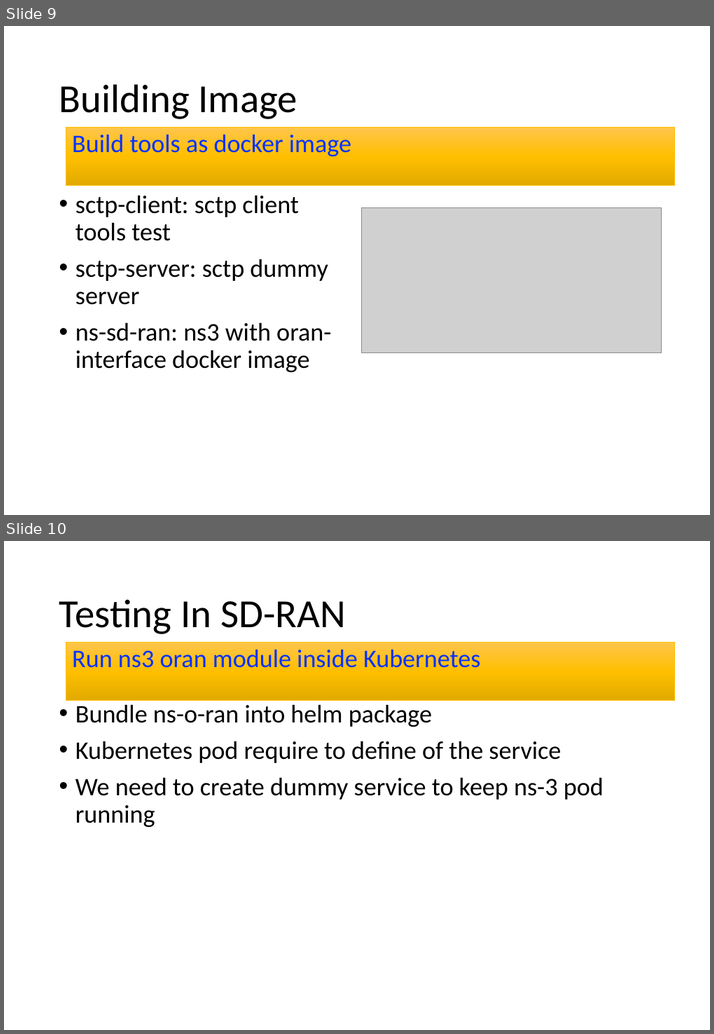
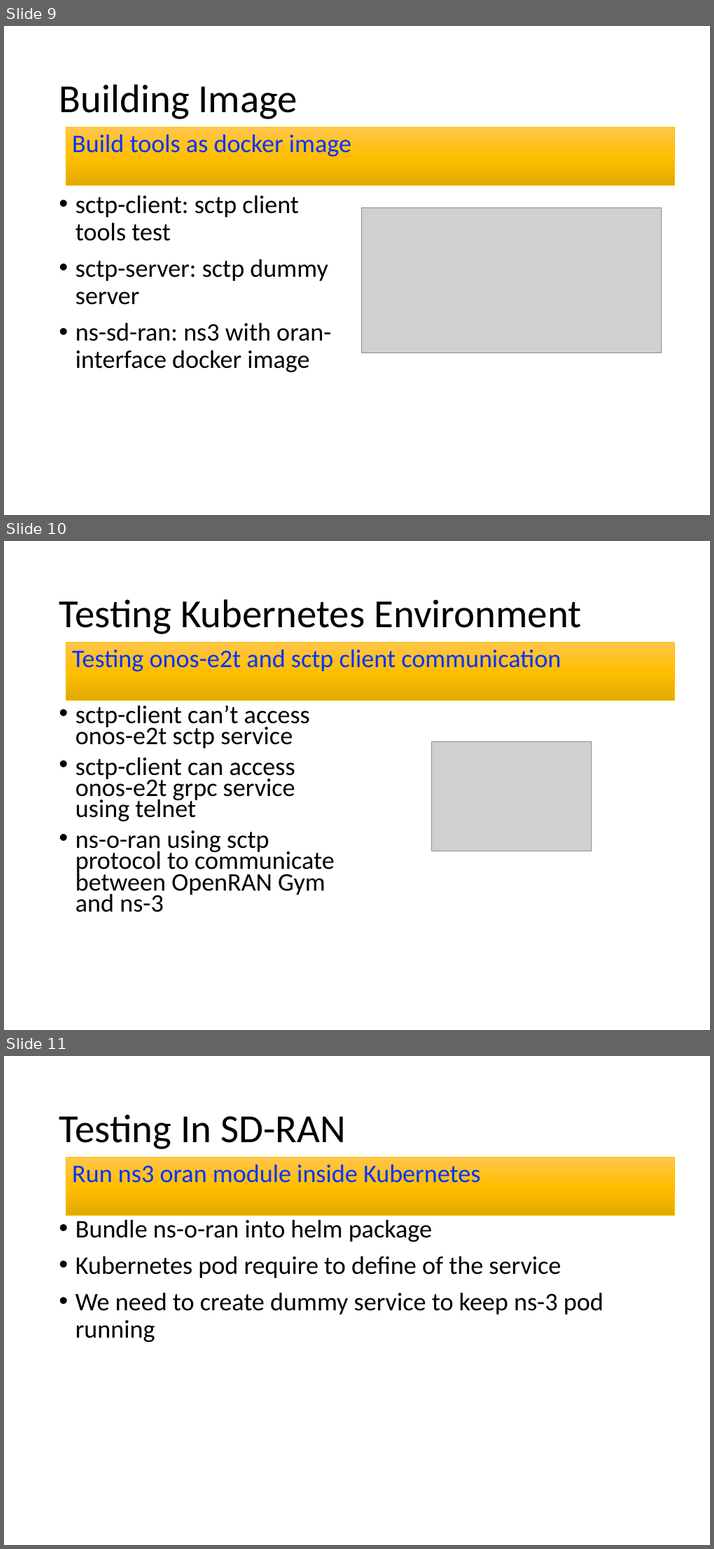
Before and after one commit to dhanifudin/presentation, a slide deck: O-RAN 20230220-20230224.pptx. Shown one above the other, each under a label of ours: slides 9 and 10 before the commit, slides 9, 10 and 11 after it. The pictures are 714x1034 and 714x1549 pixels, drawn with LibreOffice and Linux fonts; fonts in the diff are those of the drawing; grey boxes stand for pictures. Boxes give left, top, right and bottom in pixels: in the first picture for what was removed or moved away, otherwise in the second. Text is boxed around its words. In the diff, an @@ line names an element or a change of style, - is before the commit and + after.

```diff
--- a/O-RAN 20230220-20230224.pptx
+++ b/O-RAN 20230220-20230224.pptx
@@ slide 10 added at [4,541,710,1030], background #FFFFFF @@
@@ title added at [59,599,581,634], 44 pt, text #000000 @@
+Testing Kubernetes Environment
@@ rectangle added at [65,642,674,700], fill gradient #FFC64B to #FFC000 to #E3AB00, outline #FFC000 0.5 pt, 28 pt, text #0432FF @@
+Testing onos-e2t and sctp client communication
@@ text added at [75,705,334,912], 28 pt, text #000000 @@
+• sctp-client can’t access onos-e2t sctp service
+• sctp-client can access onos-e2t grpc service using telnet
+• ns-o-ran using sctp protocol to communicate between OpenRAN Gym and ns-3
@@ picture added at [432,742,591,851] @@
@@ what was slide 10 is now slide 11 @@
```
Also in this commit, not shown: 2 slides changed.
